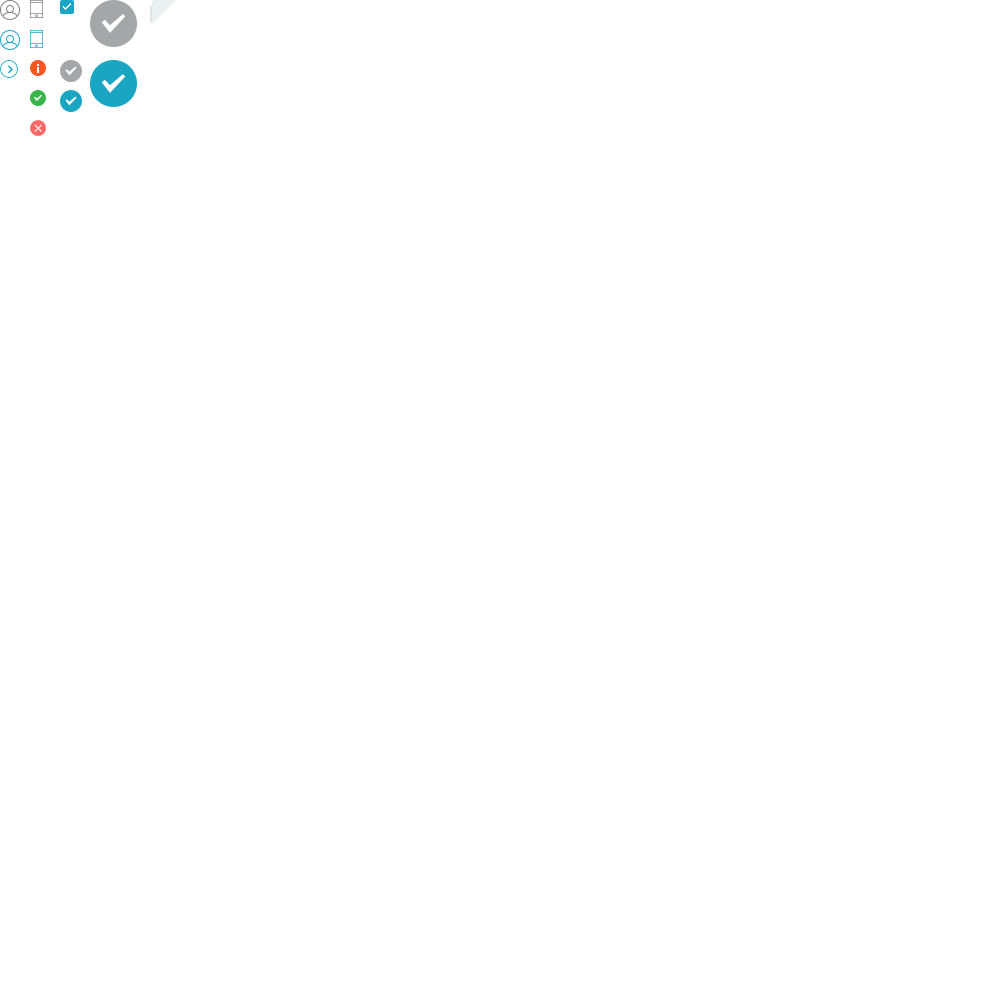
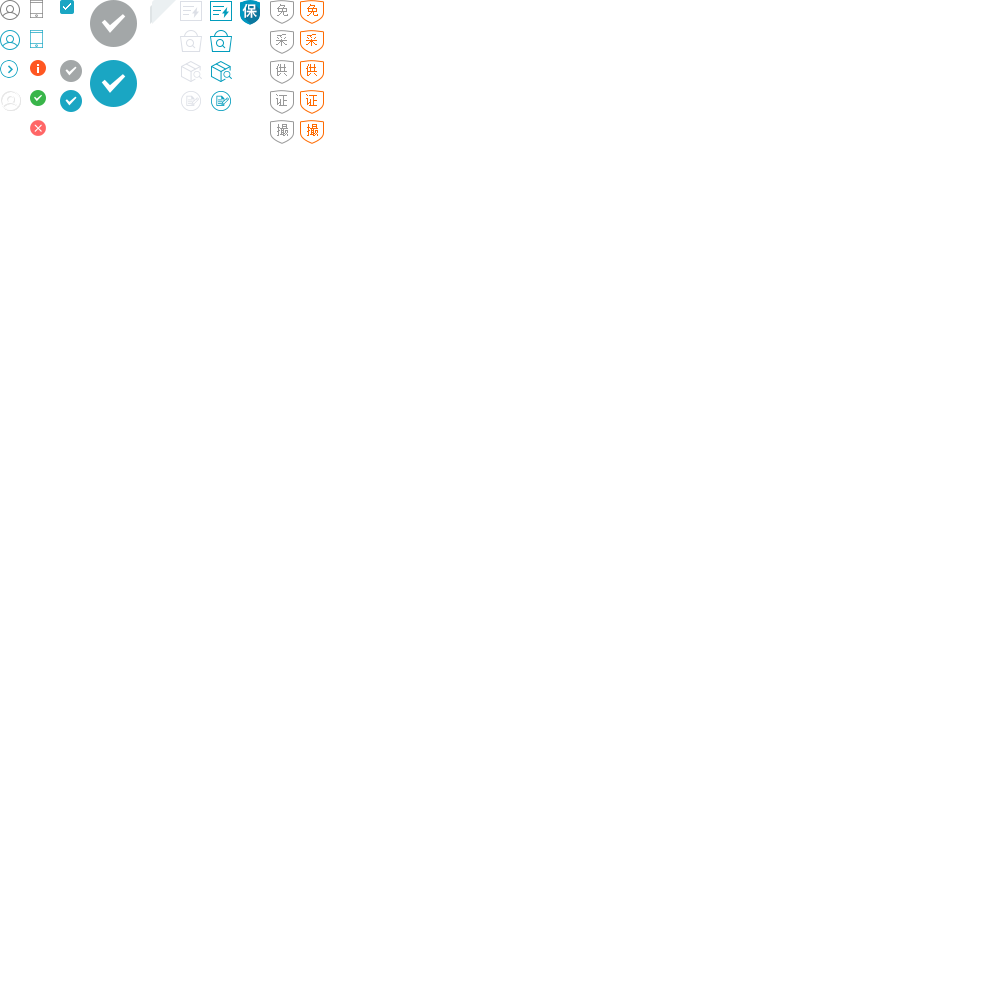
Revision of a layered 1000 × 1000 image; what changed, layer by layer:
added group "组 7 拷贝" with 15 layers above "组 7" over [300, 0, 324, 144]
added group "撮" (1st of 2, in "组 7 拷贝") with 2 layers in group "组 7 拷贝" over [300, 120, 324, 144]
added layer "形状 2 拷贝 4" (1st of 2, in "组 7 拷贝" › "撮") in group "撮" over [300, 120, 324, 144]
added group "证" (1st of 4, in "组 7 拷贝") with 2 layers in group "组 7 拷贝" over [300, 90, 324, 114]
added layer "形状 2 拷贝 3" (1st of 3, in "组 7 拷贝" › "证") in group "证" over [300, 90, 324, 114]
added group "供" (1st of 4, in "组 7 拷贝") with 2 layers in group "组 7 拷贝" over [300, 60, 324, 84]
added layer "形状 2 拷贝 2" (1st of 3, in "组 7 拷贝" › "供") in group "供" over [300, 60, 324, 84]
added group "采" (1st of 4, in "组 7 拷贝") with 2 layers in group "组 7 拷贝" over [300, 30, 324, 54]
added layer "形状 2 拷贝" (1st of 3, in "组 7 拷贝" › "采") in group "采" over [300, 30, 324, 54]
added group "免" (1st of 4, in "组 7 拷贝") with 2 layers in group "组 7 拷贝" over [300, 0, 324, 24]
added layer "形状 2" (1st of 4, in "组 7 拷贝" › "免") in group "免" over [300, 0, 324, 24]
added group "组 7" with 15 layers above "图层 4" over [270, 0, 294, 144]
added group "撮" (2nd of 2, in "组 7") with 2 layers in group "组 7" over [270, 120, 294, 144]
added layer "形状 2 拷贝 4" (2nd of 2, in "组 7" › "撮") in group "撮" over [270, 120, 294, 144]
added group "证" (3rd of 4, in "组 7") with 2 layers in group "组 7" over [270, 90, 294, 114]
added layer "形状 2 拷贝 3" (2nd of 3, in "组 7" › "证") in group "证" over [270, 90, 294, 114]
added group "供" (3rd of 4, in "组 7") with 2 layers in group "组 7" over [270, 60, 294, 84]
added layer "形状 2 拷贝 2" (2nd of 3, in "组 7" › "供") in group "供" over [270, 60, 294, 84]
added group "采" (3rd of 4, in "组 7") with 2 layers in group "组 7" over [270, 30, 294, 54]
added group "组 1 拷贝" with 4 layers above "组 1" over [210, 1, 232, 111]
added group "组 1" with 4 layers above "小勾" over [180, 1, 202, 111]
…and 23 more changes (23 added)
